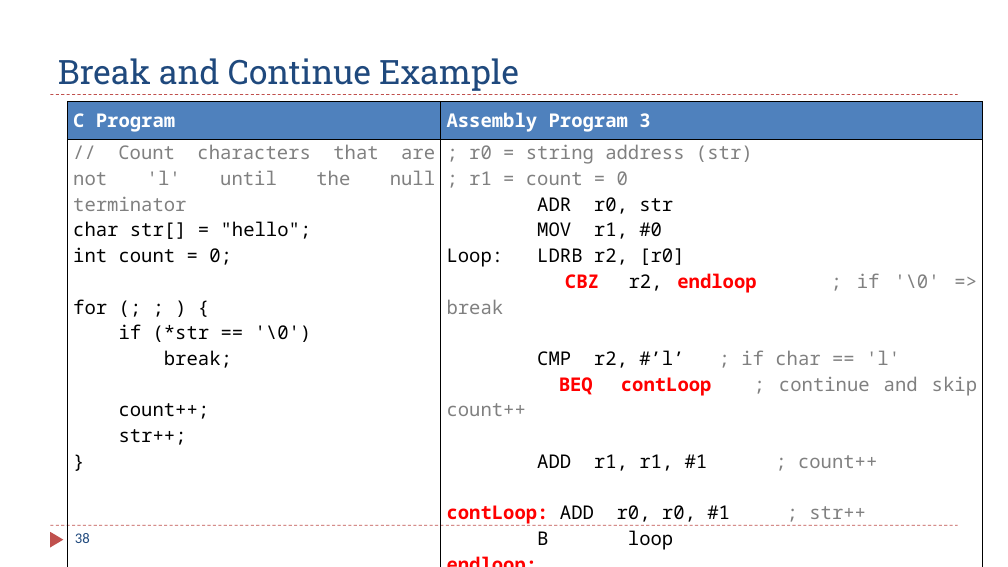
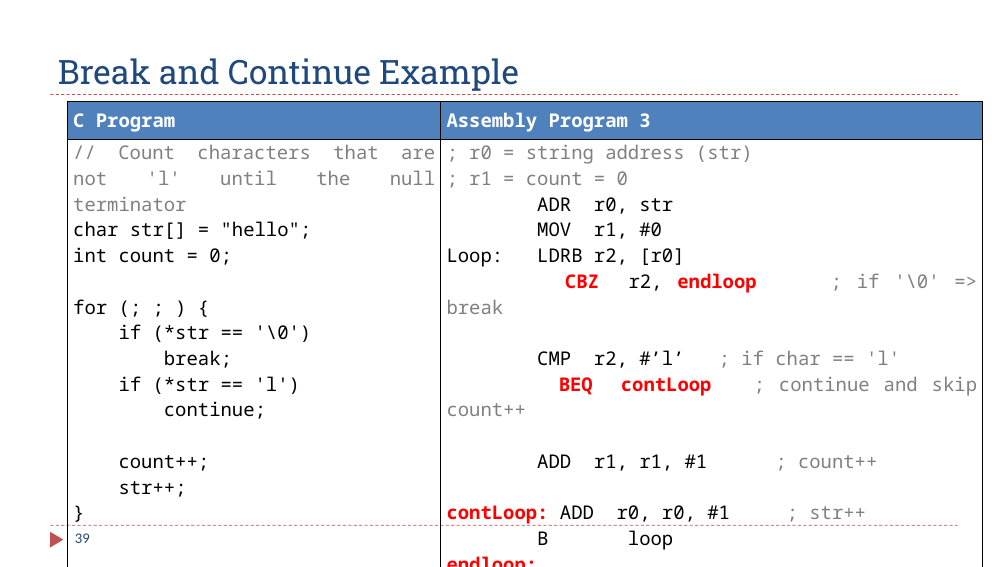
Before and after one commit to guhofstra/CSC111Sp26, a slide deck: slide 39 of PPTs/Ch6_ARM_Control_Flow.pptx (slide 38 before the commit). Drawn at 1008x567 pixels with LibreOffice and Linux fonts; fonts in the diff are those of the drawing. Boxes give left, top, right and bottom in pixels: in the first picture for what was removed or moved away, otherwise in the second. Text is boxed around its words. In the diff, an @@ line names an element or a change of style, - is before the commit and + after.

```diff
--- a/PPTs/Ch6_ARM_Control_Flow.pptx
+++ b/PPTs/Ch6_ARM_Control_Flow.pptx
@@ table at (x1=67, y1=102, x2=983, y2=554) @@
@@ row 2, column 1: "// Count characters that are not 'l' until the null terminator / char str[] = "hello"; / int count = 0; / for (; ; ) { / if (*str == '\0') / break; / count++; / str++; / }" to "// Count characters that are not 'l' until the null terminator / char str[] = "hello"; / int count = 0; / for (; ; ) { / if (*str == '\0') / break; / if (*str == 'l') / continue; / count++; / str++; / }" @@
@@ page number at (x1=75, y1=533, x2=90, y2=543): text changed @@
-38
+39
```
Also in this commit, not shown: 11 other slides changed, 1 slide added, 1 other file.
